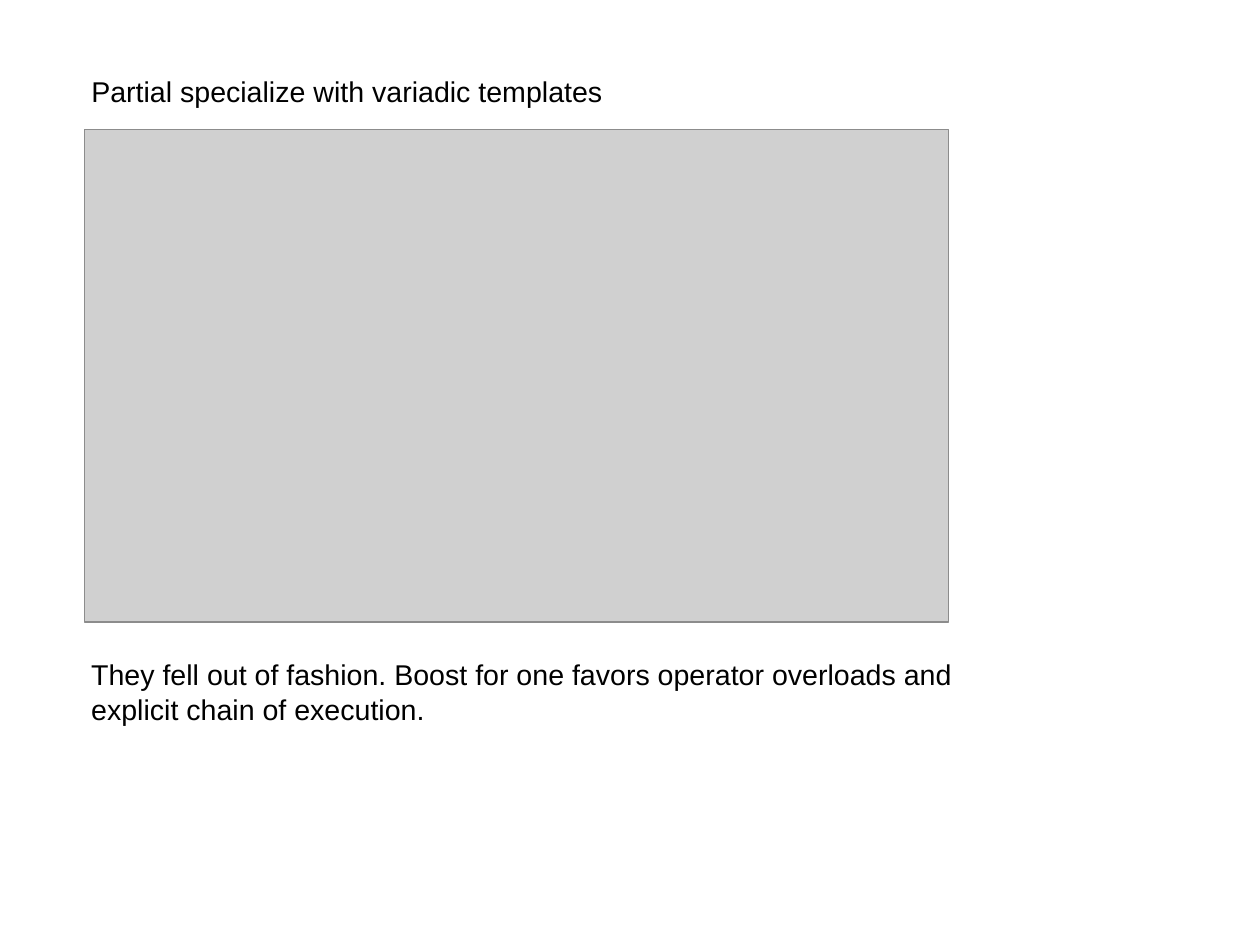
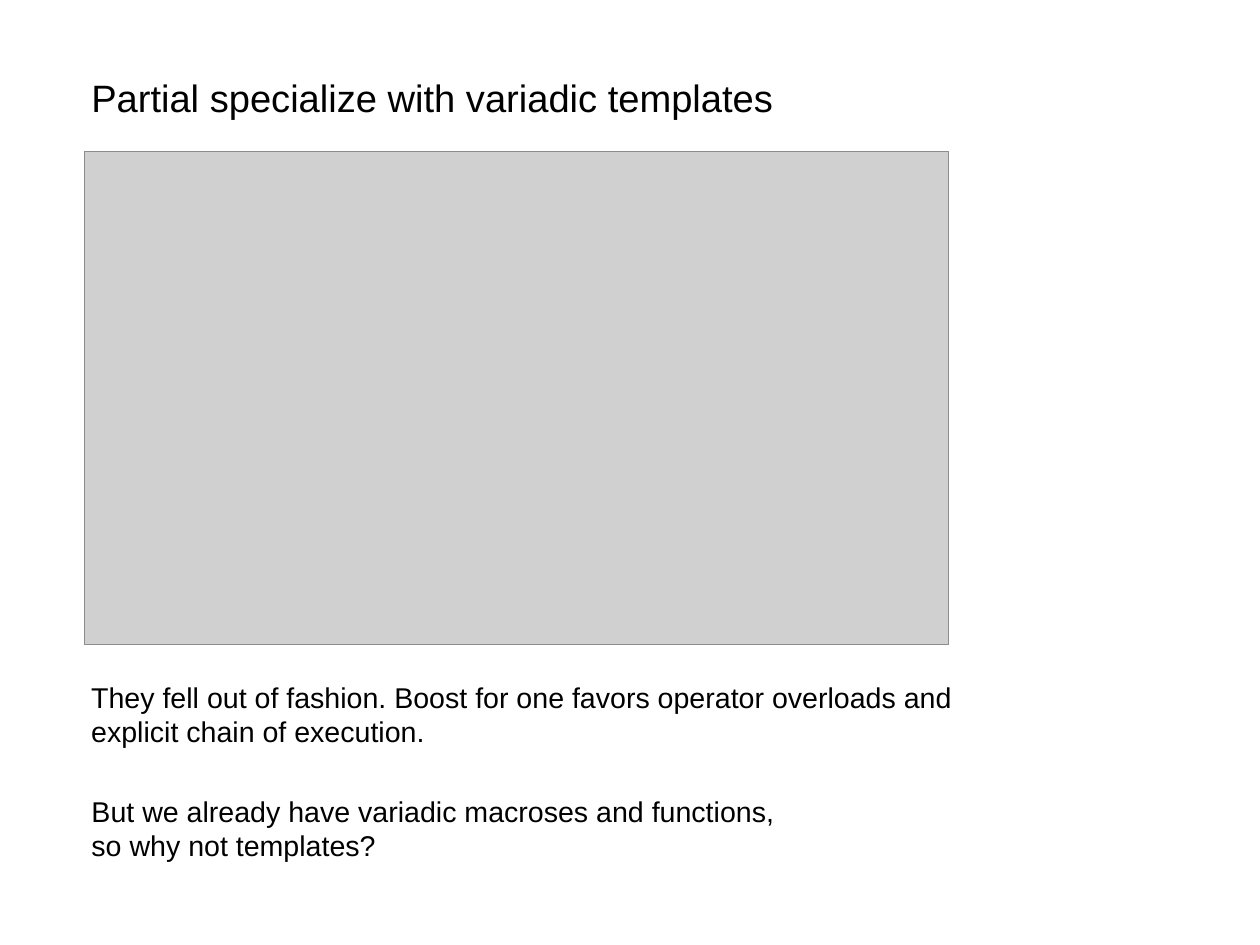
Before and after one commit to akalenuk/templates-experiments, a slide deck: slide 10 of templates.odp. Drawn at 1260x945 pixels with LibreOffice and Linux fonts; fonts in the diff are those of the drawing; grey boxes stand for pictures. Boxes give left, top, right and bottom in pixels: in the first picture for what was removed or moved away, otherwise in the second. Text is boxed around its words. In the diff, an @@ line names an element or a change of style, - is before the commit and + after.

```diff
--- a/templates.odp
+++ b/templates.odp
@@ text "Partial specialize with variadic templates" at box(91, 84, 773, 120): size 18 to 24 pt @@
@@ picture: place and size @@
-picture at box(85, 129, 949, 622)
+picture at box(85, 152, 949, 645)
@@ text "They fell out of fashion. ...": place and size @@
-text "They fell out of fashion. ..." at box(91, 664, 952, 725)
+text "They fell out of fashion. ..." at box(91, 687, 952, 748)
@@ text added at box(91, 801, 774, 862), 18 pt, text #000000 @@
+But we already have variadic macroses and functions,
+so why not templates?
```
Also in this commit, not shown: 13 other slides changed, 1 slide added, 1 slide removed.
